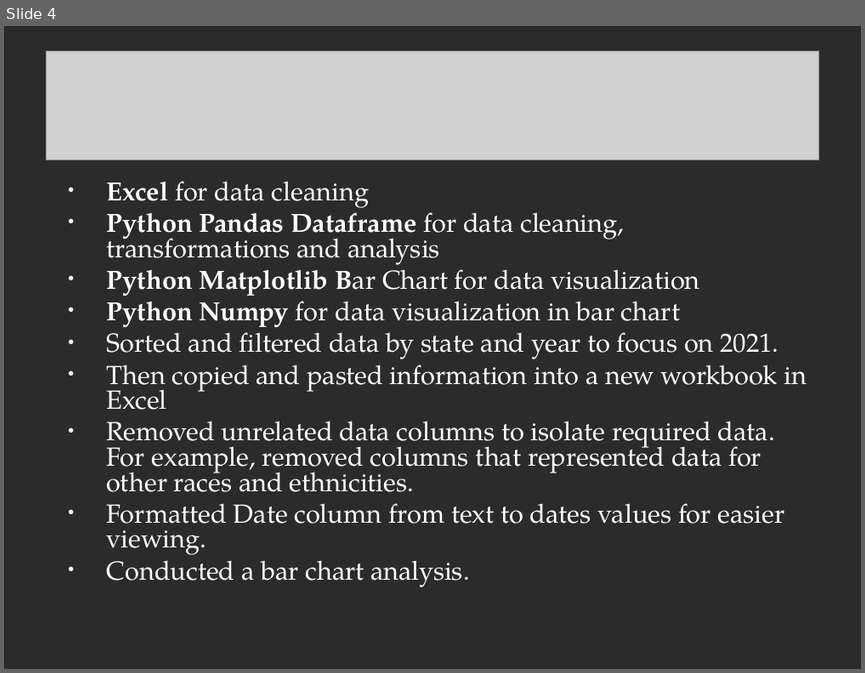
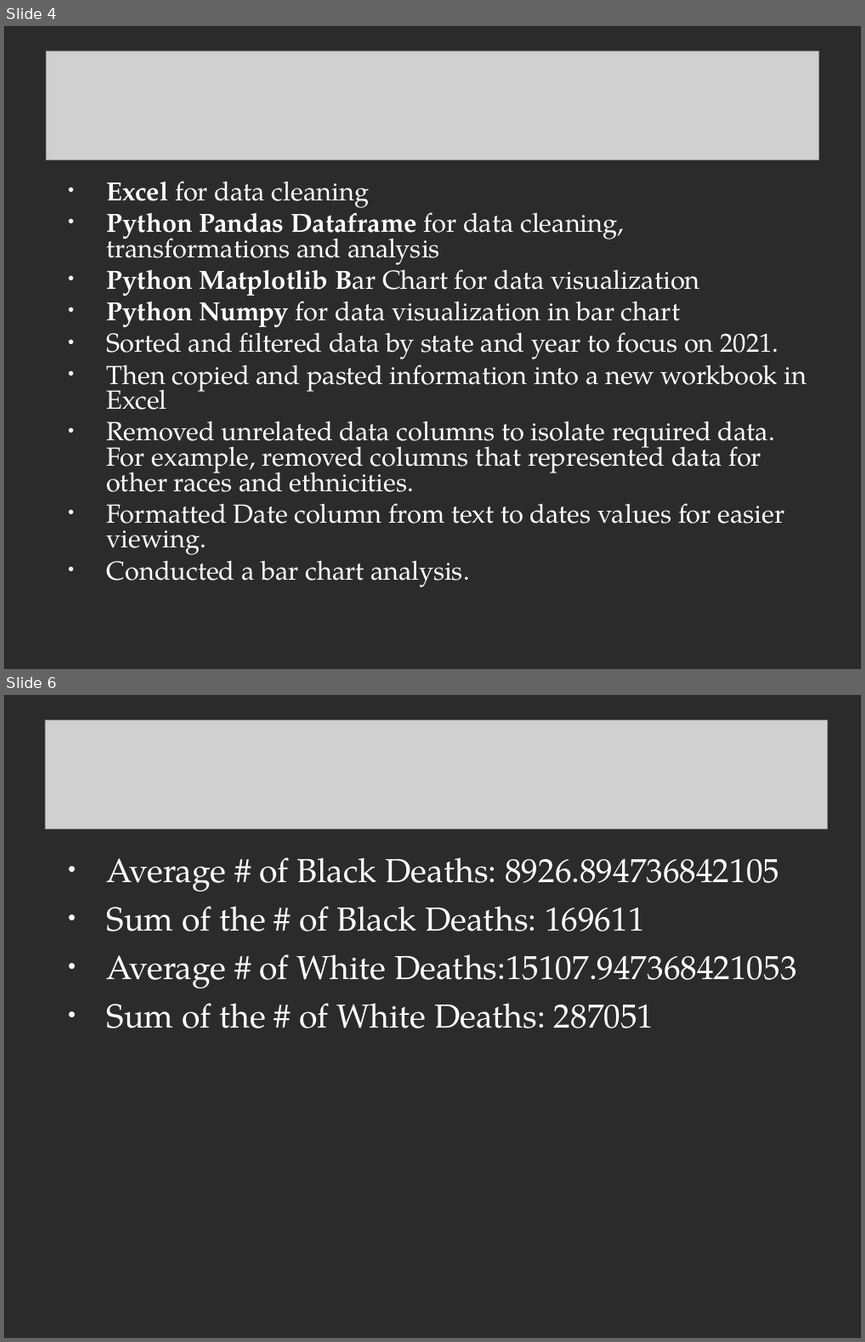
Before and after one commit to chavjohn/chavjohn, a slide deck: CAPSTONE PROJECT.ppt. Shown one above the other, each under a label of ours: slide 4 before the commit, slides 4 and 6 after it; the slides between them are not shown. The pictures are 865x673 and 865x1342 pixels, drawn with LibreOffice and Linux fonts; fonts in the diff are those of the drawing; grey boxes stand for pictures; background and template pictures are left out; a plain dark background stands for a picture behind light text. Boxes give left, top, right and bottom in pixels: in the first picture for what was removed or moved away, otherwise in the second. Text is boxed around its words. In the diff, an @@ line names an element or a change of style, - is before the commit and + after.

```diff
--- a/CAPSTONE PROJECT.ppt
+++ b/CAPSTONE PROJECT.ppt
@@ slide 6 added at (4,695,861,1338), background picture (left out) @@
@@ picture added at (45,720,828,828) @@
@@ text added at (107,857,797,1028), 28 pt, text #FFFFFF @@
+• Average # of Black Deaths: 8926.894736842105
+• Sum of the # of Black Deaths: 169611
+• Average # of White Deaths:15107.947368421053
+• Sum of the # of White Deaths: 287051
```
Also in this commit, not shown: 1 slide changed.
